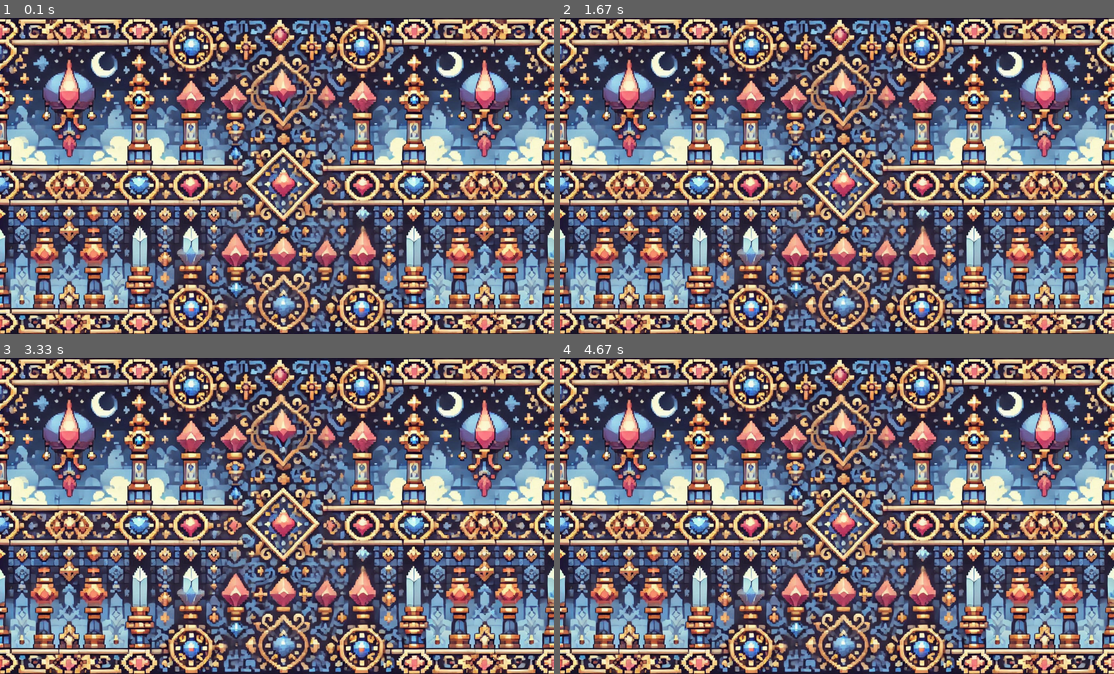
Above: before the commit, frames 1-4 (two rows, left to right).
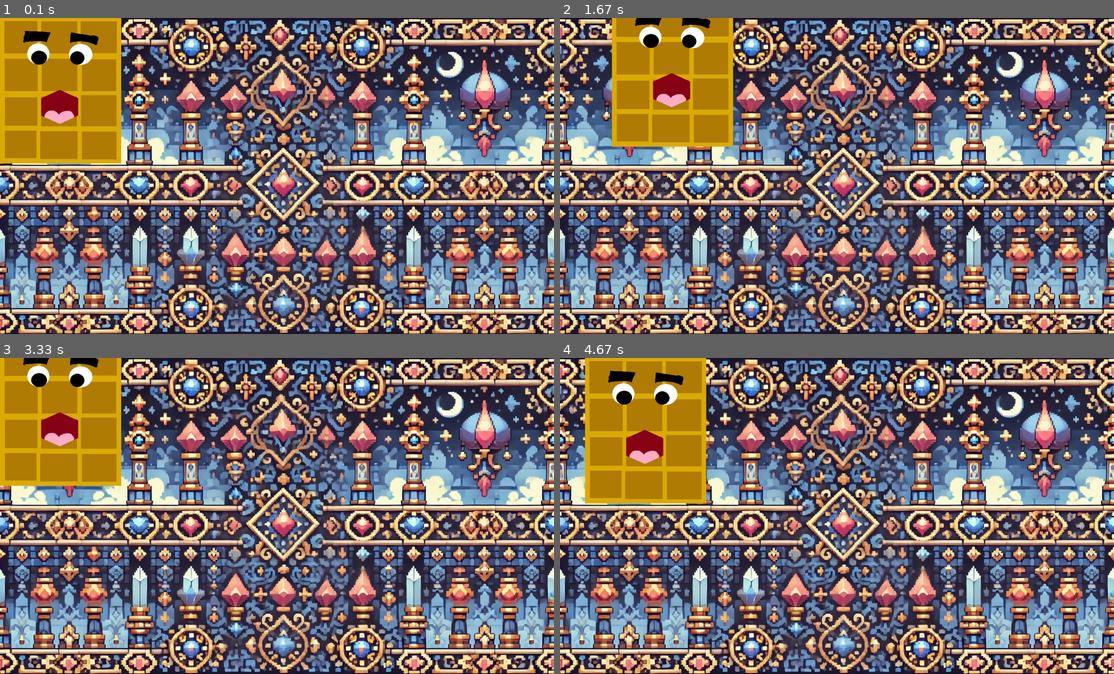
Above: after the commit, the same moments.

Repository: stethemJ/Waffle-Walker
Game: pygame game, started from gameCode/main.py
Two runs of this game, one before a commit and one after it. Both use one fixed random seed, a clock stepped at 60 frames per second and the inputs below.
Inputs:
- Up to frame 1 (0.1 s): no input
- Up to frame 2 (1.67 s): hold D 0.33-0.8 s; hold W 0.83-1.13 s; hold D 1.17-1.63 s
- Up to frame 3 (3.33 s): hold A 1.67-2.2 s; hold S 2.23-2.53 s; hold A 2.57-2.97 s; hold W from 3 s (still down)
- Up to frame 4 (4.67 s): release W at 3.37 s; hold D 3.4-4.03 s; hold S 4.07-4.43 s; hold A from 4.47 s (still down)

The runs differ from the first frame. In frame 1, 10% of the frame differs, in the area x 0-22%, y 0-47%; in frame 2, 9.0%; in frame 3, 8.9%; in frame 4, 10%, in the area x 4-27%, y 0-47%.

Commit message:
added player movement

Diff:
--- a/gameCode/main.py
+++ b/gameCode/main.py
@@ -1,13 +1,23 @@
 import pygame
 from background import Background
+from player import Player
 
 def main():
     pygame.init()
     screen = pygame.display.set_mode((1792,1024))
     clock = pygame.time.Clock()
     running = True
+    dt = .01
 
     bg = Background()
+
+    player = Player()  # spawn player
+    player.rect.x = 0  # go to x
+    player.rect.y = 0  # go to y
+
+    player_list = pygame.sprite.Group()
+    player_list.add(player)
+
     while running:
         screen.fill((0, 0, 0))
         screen.blit(bg.MainBackground, (0,0))
@@ -15,6 +25,17 @@
             if event.type == pygame.QUIT:
                 running = False
 
+        player_list.draw(screen)
+
+        keys = pygame.key.get_pressed()
+        if keys[pygame.K_w]:
+            player.rect.y -= 300 * dt
+        if keys[pygame.K_s]:
+            player.rect.y += 300 * dt
+        if keys[pygame.K_a]:
+            player.rect.x -= 300 * dt
+        if keys[pygame.K_d]:
+            player.rect.x += 300 * dt
         pygame.display.flip()
 
 if __name__ == "__main__":
--- /dev/null
+++ b/gameCode/player.py
@@ -0,0 +1,7 @@
+import pygame
+
+class Player(pygame.sprite.Sprite):
+    def __init__(self):
+        pygame.sprite.Sprite.__init__(self)
+        self.image = pygame.image.load("../assets/WaffleCharacter.png").convert()
+        self.rect = self.image.get_rect()
